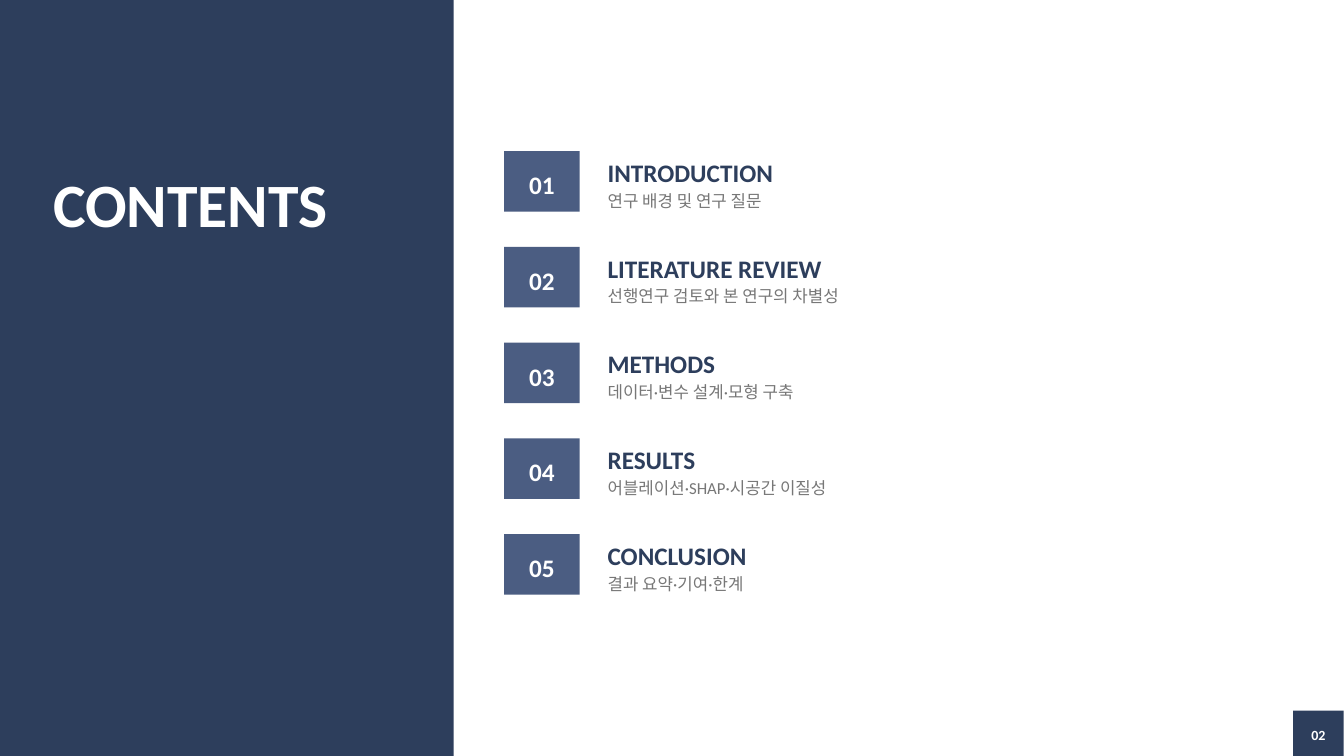
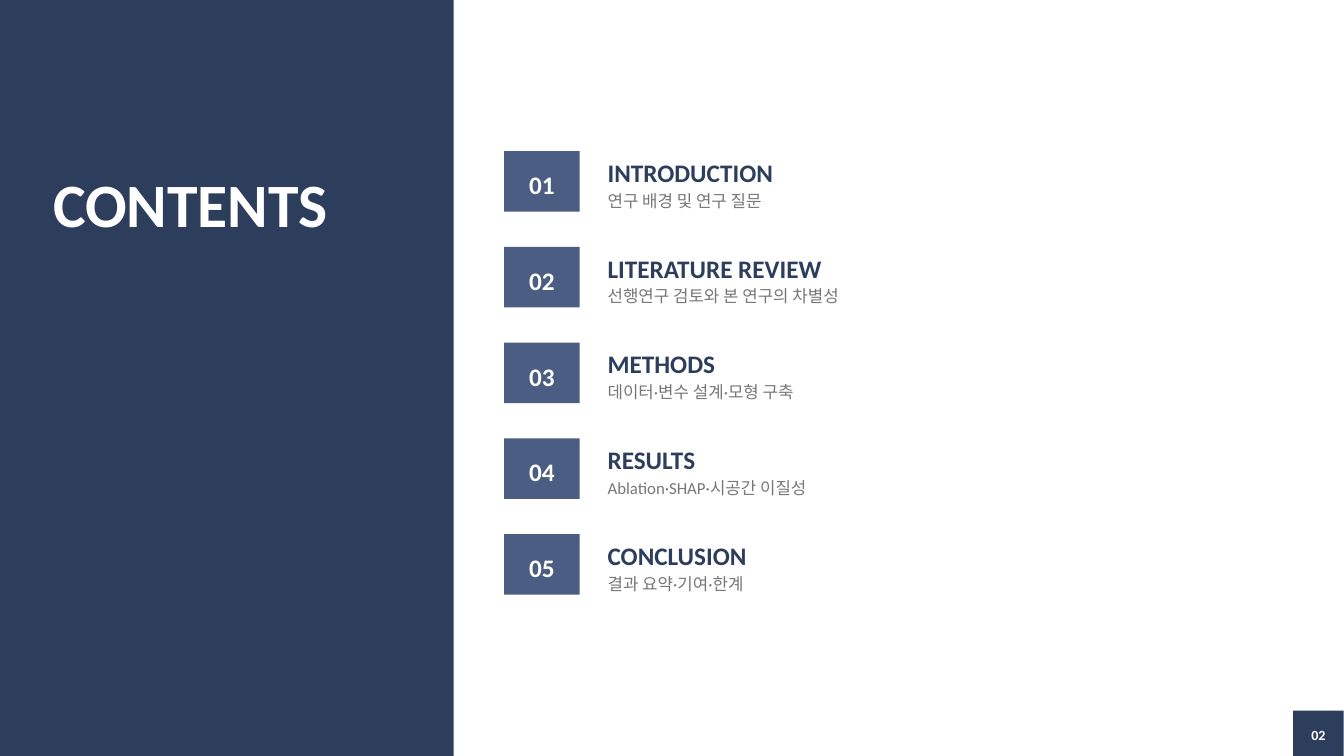
Before and after one commit to seokmogu/thesis-seoul-apt-xai, a slide deck: slide 2 of paper/중간발표_박현근.pptx. Drawn at 1344x756 pixels with LibreOffice and Linux fonts; fonts in the diff are those of the drawing. Boxes give left, top, right and bottom in pixels: in the first picture for what was removed or moved away, otherwise in the second. Text is boxed around its words. In the diff, an @@ line names an element or a change of style, - is before the commit and + after.

```diff
--- a/paper/중간발표_박현근.pptx
+++ b/paper/중간발표_박현근.pptx
@@ text at bbox=[608, 480, 806, 496]: text changed @@
-어블레이션·SHAP·시공간 이질성
+Ablation·SHAP·시공간 이질성
```
Also in this commit, not shown: 7 other slides changed, 24 other files.
